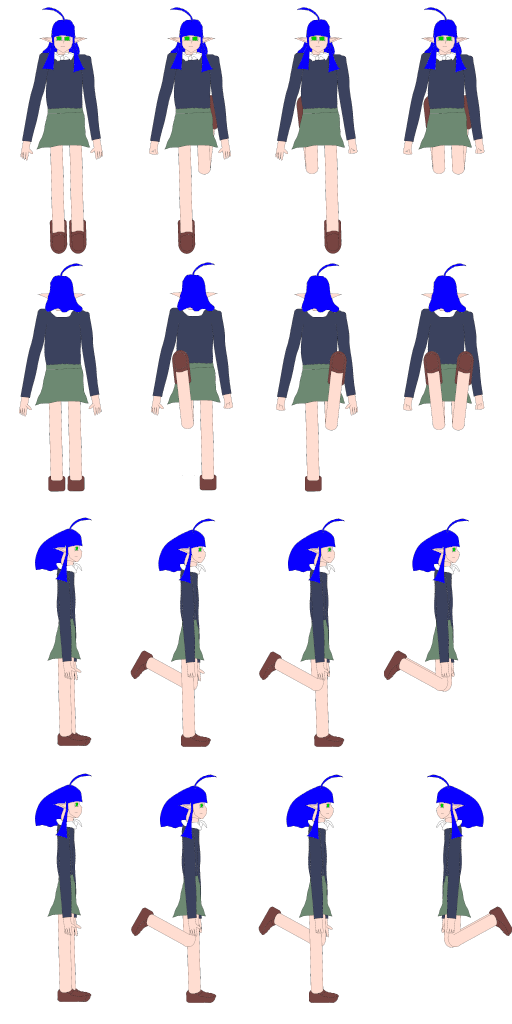
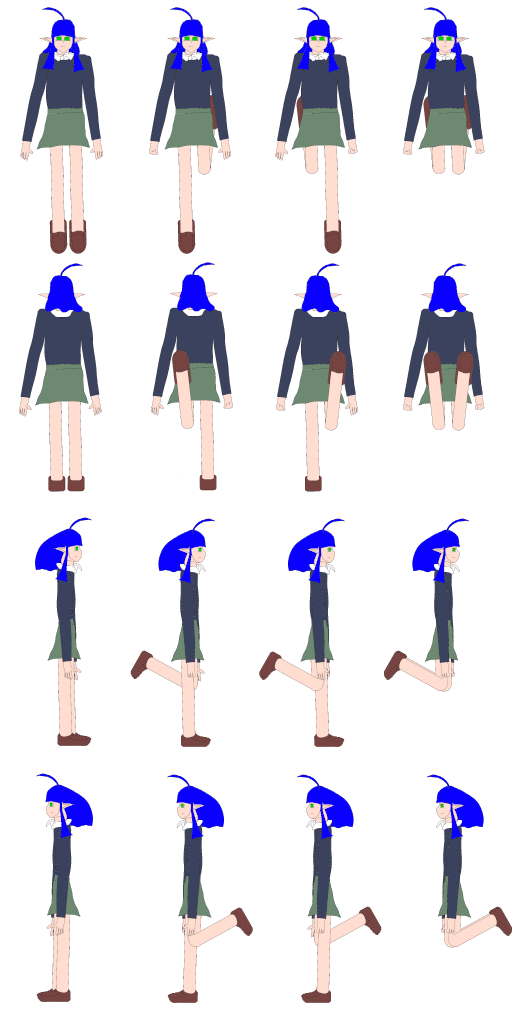
Layer changes from the first 512×1024 image to the second:
painted on "wwalk2.png" over [left=258, top=774, right=382, bottom=1003]
painted on "wwalk1.png" over [left=131, top=774, right=253, bottom=1003]
painted on "widle.png" over [left=35, top=773, right=93, bottom=1002]
